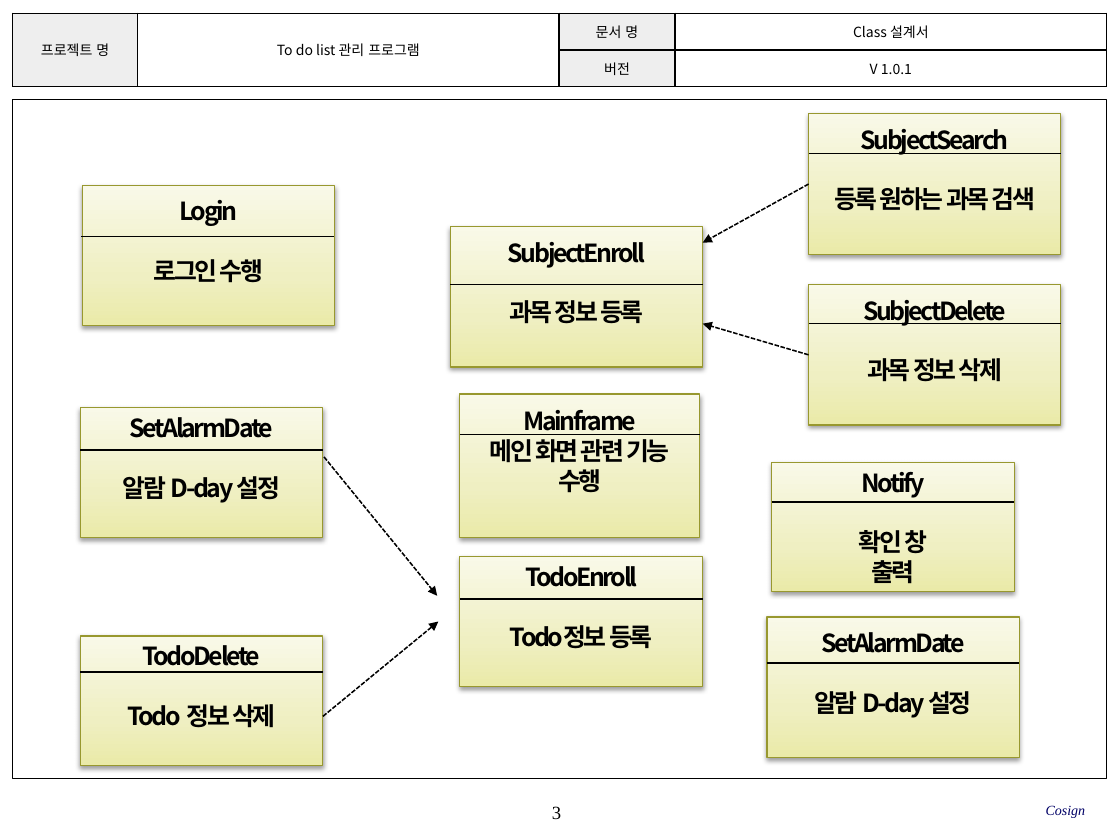
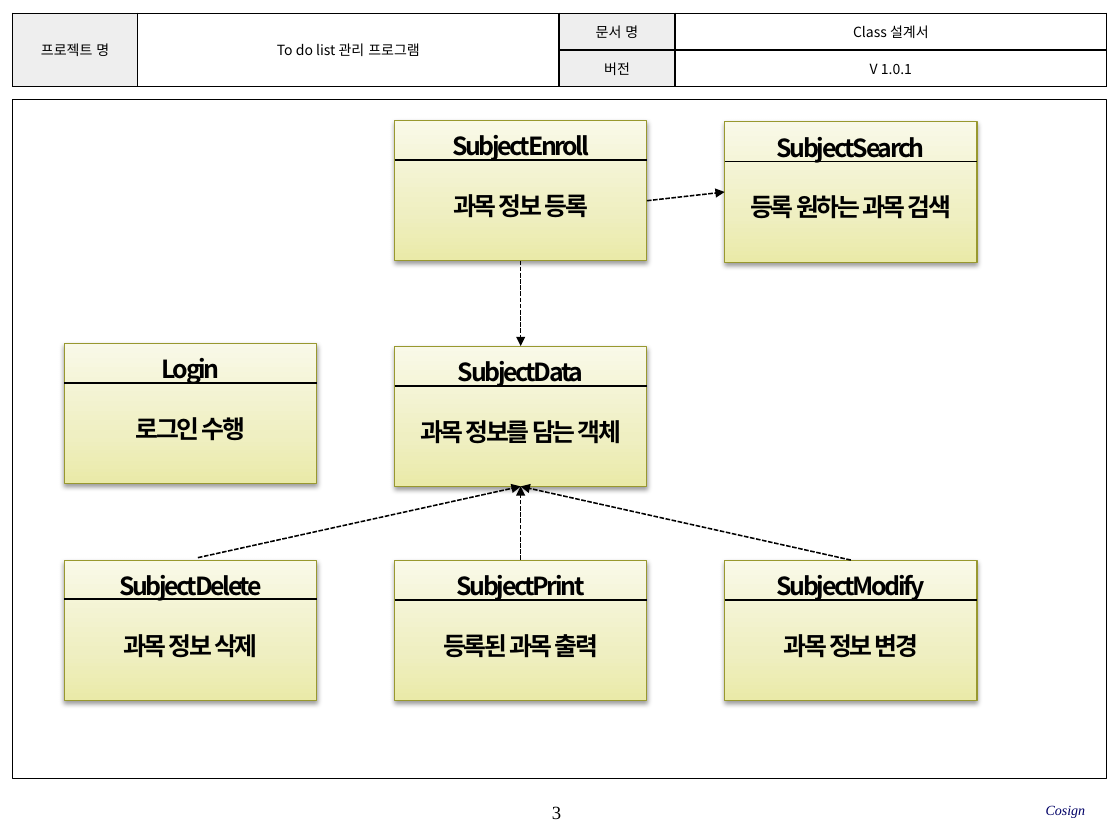
Before and after one commit to SMU-SE-Admin/18-1_5_COSIGN_Doc, a slide deck: slide 3 of 03 설계/Class 설계서_5_Cosign.pptx. Drawn at 1120x840 pixels with LibreOffice and Linux fonts; fonts in the diff are those of the drawing; background and template pictures are left out. Boxes give left, top, right and bottom in pixels: in the first picture for what was removed or moved away, otherwise in the second. Text is boxed around its words. In the diff, an @@ line names an element or a change of style, - is before the commit and + after.

```diff
--- a/03 설계/Class 설계서_5_Cosign.pptx
+++ b/03 설계/Class 설계서_5_Cosign.pptx
@@ rectangle "SubjectEnroll": place and size @@
-rectangle "SubjectEnroll" at <box>450,226,702,366</box>
+rectangle "SubjectEnroll" at <box>394,120,646,260</box>
@@ rectangle "SubjectSearch": place and size @@
-rectangle "SubjectSearch" at <box>809,114,1061,254</box>
+rectangle "SubjectSearch" at <box>725,122,977,262</box>
@@ line moved from (450, 284) - (702, 284) to (394, 160) - (647, 160) @@
@@ line moved from (809, 153) - (1061, 153) to (725, 161) - (977, 161) @@
@@ arrow moved from (809, 184) - (702, 243) to (647, 200) - (725, 192) @@
@@ arrow added from (521, 261) to (521, 346), #000000 1 pt dashed @@
@@ rectangle "Login": place and size @@
-rectangle "Login" at <box>83,186,335,326</box>
+rectangle "Login" at <box>64,344,316,484</box>
@@ rectangle added at <box>394,346,646,486</box>, fill gradient #E9E9A9 to #EFEFC4 to #FAFAE8, outline #98982F 0.75 pt, 16 pt, text #000000, bold @@
+SubjectData
+과목 정보를 담는 객체
@@ line moved from (460, 435) - (700, 435) to (64, 383) - (317, 383) @@
@@ line moved from (82, 236) - (334, 236) to (394, 385) - (647, 385) @@
@@ rectangle removed at <box>460,394,700,538</box> @@
-Mainframe
-메인 화면 관련 기능
-수행
@@ group removed at <box>81,408,1015,766</box>: 3 rectangles, 3 lines, 1 arrow @@
-Notify
-확인 창
-출력
-TodoDelete
-Todo 정보 삭제
-SetAlarmDate
-알람 D-day 설정
@@ arrow moved from (324, 457) - (437, 596) to (198, 558) - (521, 486) @@
@@ arrow moved from (809, 355) - (702, 324) to (521, 560) - (521, 486) @@
@@ arrow added from (851, 560) to (521, 486), #000000 1 pt dashed @@
@@ rectangle "SubjectDelete": place and size @@
-rectangle "SubjectDelete" at <box>809,284,1061,424</box>
+rectangle "SubjectDelete" at <box>64,560,316,700</box>
@@ rectangle "SubjectPrint": place and size @@
-rectangle "SubjectPrint" at <box>460,557,703,687</box>
+rectangle "SubjectPrint" at <box>394,560,646,700</box>
@@ rectangle added at <box>725,560,977,700</box>, fill gradient #E9E9A9 to #EFEFC4 to #FAFAE8, outline #98982F 0.75 pt, 16 pt, text #000000, bold @@
+SubjectModify
+과목 정보 변경
@@ line moved from (809, 324) - (1061, 324) to (64, 599) - (317, 599) @@
@@ text in rectangle at <box>443,575,598,658</box>: text changed @@
-TodoEnroll
-Todo정보 등록
+SubjectPrint
+등록된 과목 출력
@@ line moved from (460, 599) - (702, 599) to (394, 600) - (647, 600) @@
@@ line moved from (767, 663) - (1019, 663) to (725, 600) - (977, 600) @@
@@ rectangle removed at <box>767,617,1019,757</box> @@
-SetAlarmDate
-알람 D-day 설정
```
Also in this commit, not shown: 1 other slide changed, 2 slides added.
